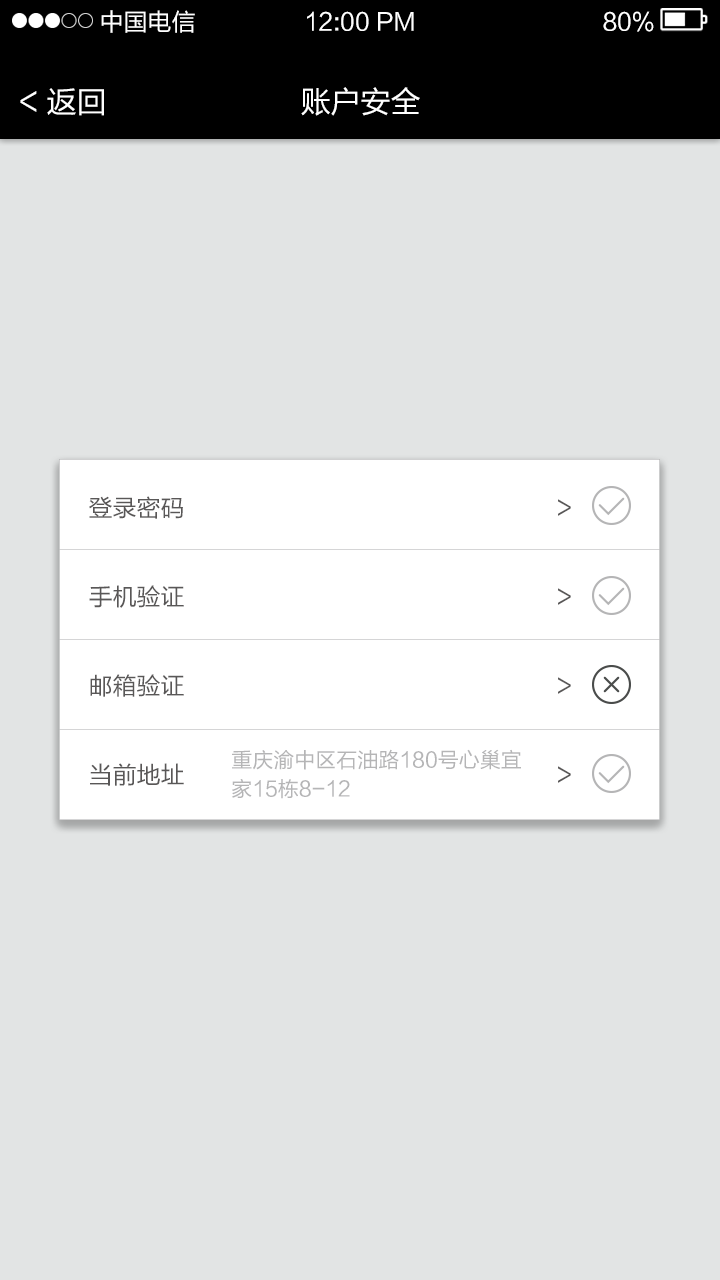
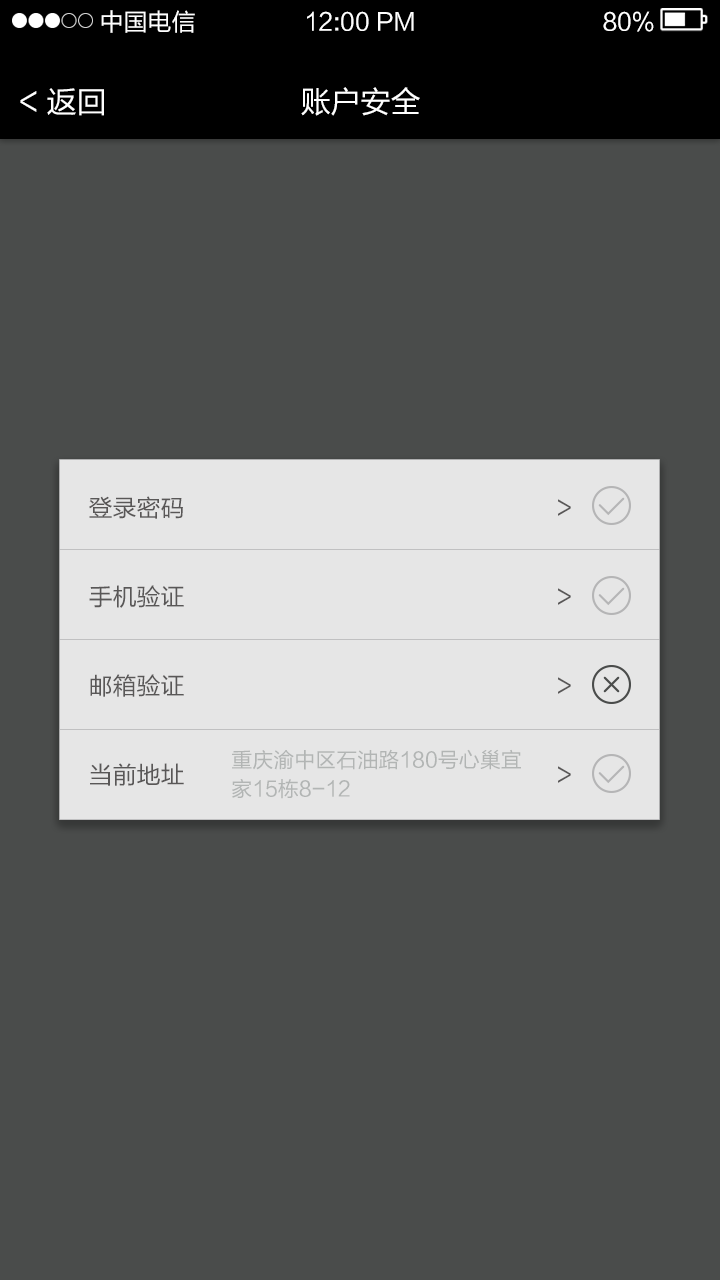
Two versions of the same layered image (720×1280). Layer-by-layer changes:
painted on "重庆渝中区石油路180号心巢宜 家15栋8-12" over left=232, top=749, right=521, bottom=799
painted on "底图" over left=59, top=459, right=660, bottom=820
painted on "图层 1" over left=0, top=139, right=720, bottom=1280
